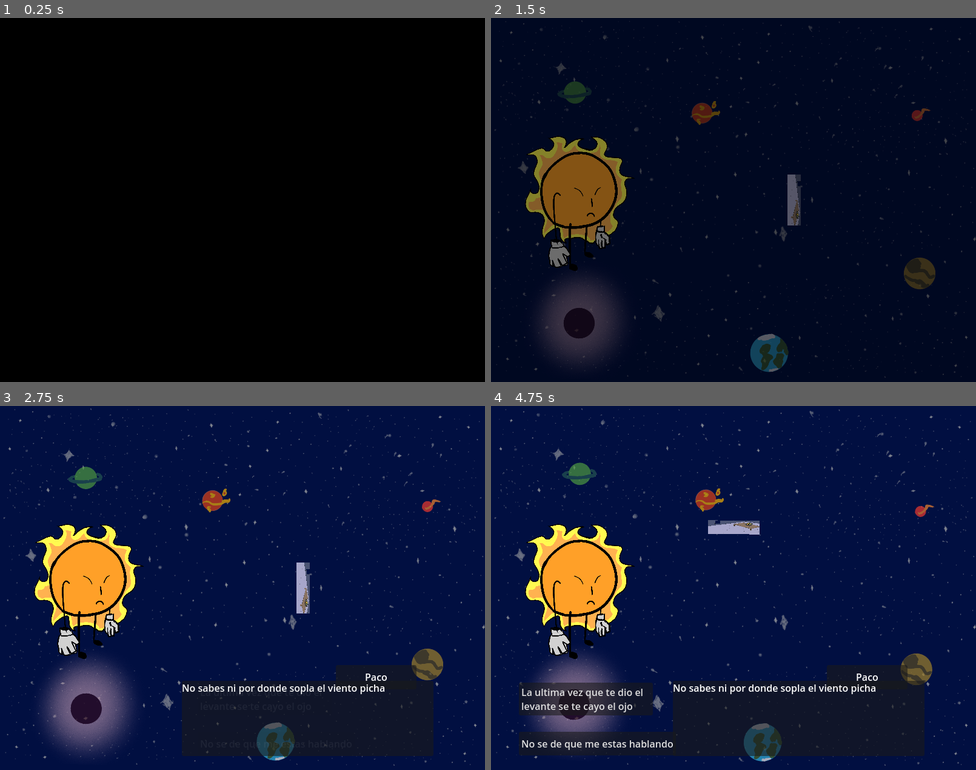
Above: before the commit, frames 1-4 (two rows, left to right).
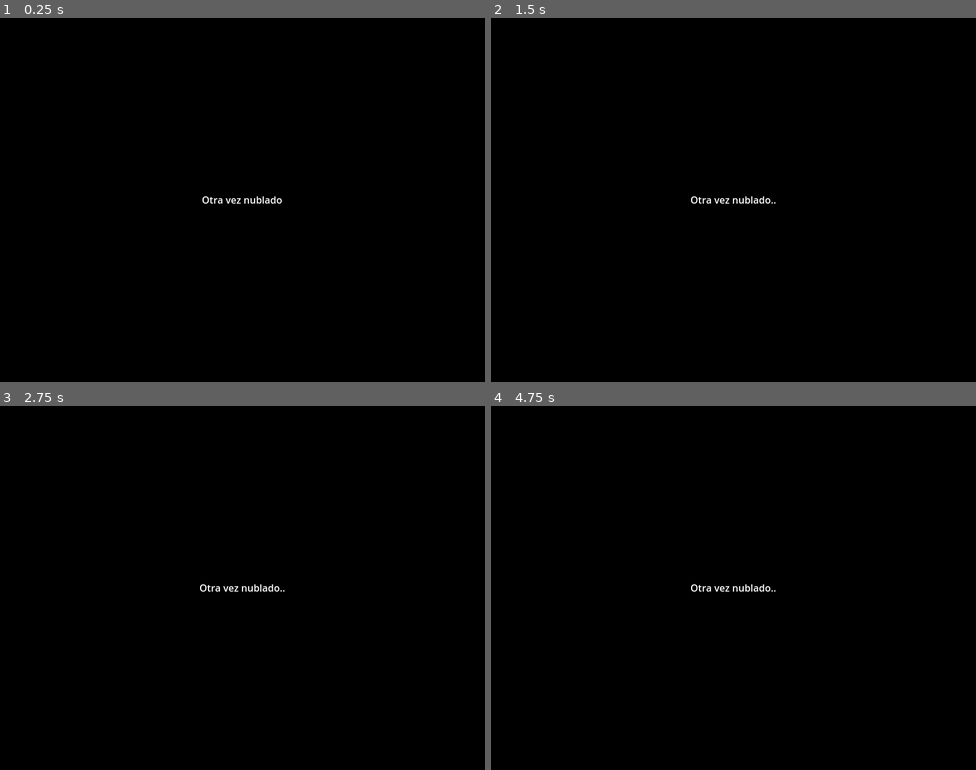
Above: after the commit, the same moments.

Repository: Goonie19/TherapySunProject
Game: Godot game, scene res://scenes/game_scene.tscn
Same seed, same stepped clock (60 frames per second), same inputs: the game is played once before the commit and once after it. This scene is started directly instead of the project's main scene.
Inputs (mouse positions are in pixels of both pictures, inside the frame that each line leads up to):
- Up to frame 1 (0.25 s): no input
- Up to frame 2 (1.5 s): click (854, 200) at 0.5 s; click (854, 200) at 1.25 s
- Up to frame 3 (2.75 s): hold Right (RotateBlockerRight) from 2.03 s (still down)
- Up to frame 4 (4.75 s): release Right (RotateBlockerRight) at 2.78 s; hold Down (RotateBlockerDown) 2.78-3.53 s; hold Right (RotateBlockerRight) 3.53-4.28 s; hold Up (RotateBlockerUp) from 4.28 s (still down)

The runs differ from the first frame. In frame 1, 0.2% of the frame differs, in the area x 41-59%, y 49-51%; in frame 2, 99%; in frame 3, 99%, in the area x 0-100%, y 0-100%; in frame 4, 99%.

Commit message:
Added black screen messages and bugfix for the sequence spawns

Diff:
--- /dev/null
+++ b/Resources/Actions/1_0 IntroDialogue.tres
@@ -0,0 +1,9 @@
+[gd_resource type="Resource" script_class="DialogueAction" load_steps=3 format=3 uid="uid://b7131c546swq8"]
+
+[ext_resource type="Resource" uid="uid://d3jn2c8b8h8h1" path="res://Resources/Dialogues/1_0_Intro_Narration_Dialogue.tres" id="1_gxn7g"]
+[ext_resource type="Script" uid="uid://br4crtpfmmcdx" path="res://scripts/Lineal Action System/Actions/dialogue_action.gd" id="1_knpv0"]
+
+[resource]
+script = ExtResource("1_knpv0")
+dialogue = ExtResource("1_gxn7g")
+metadata/_custom_type_script = "uid://br4crtpfmmcdx"
--- a/Resources/Actions/FirstMinigame.tres
+++ b/Resources/Actions/FirstMinigame.tres
@@ -6,6 +6,5 @@
 
 [resource]
 script = ExtResource("1_eqj5y")
-minigame_time = 4.0
 sequences = Array[ExtResource("2_bau8n")]([ExtResource("3_eqj5y")])
 metadata/_custom_type_script = "uid://b3yd0nah18vsa"
--- /dev/null
+++ b/Resources/Dialogues/1_0_Intro_Narration_Dialogue.tres
@@ -0,0 +1,61 @@
+[gd_resource type="Resource" script_class="DialogueData" load_steps=13 format=3 uid="uid://d3jn2c8b8h8h1"]
+
+[ext_resource type="Script" uid="uid://b4bbkbioa7dsg" path="res://scripts/DialogueSystem/Model/dialogue_data.gd" id="1_yycsp"]
+[ext_resource type="Script" uid="uid://btw443pl7fl7o" path="res://scripts/DialogueSystem/Model/sentence_data.gd" id="2_h5oxd"]
+[ext_resource type="Script" uid="uid://w2ys2wl2pcs7" path="res://scripts/DialogueSystem/Model/dialogue_option.gd" id="3_awqfr"]
+[ext_resource type="Script" uid="uid://bvwqyxvrtm3ug" path="res://scripts/DialogueSystem/Model/character_data.gd" id="4_1urwg"]
+
+[sub_resource type="Resource" id="Resource_mrs3v"]
+script = ExtResource("4_1urwg")
+character_name = ""
+metadata/_custom_type_script = "uid://bvwqyxvrtm3ug"
+
+[sub_resource type="Resource" id="Resource_xp7ov"]
+script = ExtResource("2_h5oxd")
+character_speaking = SubResource("Resource_mrs3v")
+dialogue_string = "Otra vez nublado.."
+answers = Array[ExtResource("3_awqfr")]([])
+metadata/_custom_type_script = "uid://btw443pl7fl7o"
+
+[sub_resource type="Resource" id="Resource_bionc"]
+script = ExtResource("4_1urwg")
+character_name = ""
+metadata/_custom_type_script = "uid://bvwqyxvrtm3ug"
+
+[sub_resource type="Resource" id="Resource_bmau6"]
+script = ExtResource("2_h5oxd")
+character_speaking = SubResource("Resource_bionc")
+dialogue_string = "¿Cuanto tiempo estaré de esta manera?"
+answers = Array[ExtResource("3_awqfr")]([])
+metadata/_custom_type_script = "uid://btw443pl7fl7o"
+
+[sub_resource type="Resource" id="Resource_vsw2j"]
+script = ExtResource("4_1urwg")
+character_name = ""
+metadata/_custom_type_script = "uid://bvwqyxvrtm3ug"
+
+[sub_resource type="Resource" id="Resource_0cbig"]
+script = ExtResource("2_h5oxd")
+character_speaking = SubResource("Resource_vsw2j")
+dialogue_string = "Por ue molestarme en hacer esto? Nadie va a verlo igualmente..."
+answers = Array[ExtResource("3_awqfr")]([])
+metadata/_custom_type_script = "uid://btw443pl7fl7o"
+
+[sub_resource type="Resource" id="Resource_i2fxd"]
+script = ExtResource("4_1urwg")
+character_name = ""
+metadata/_custom_type_script = "uid://bvwqyxvrtm3ug"
+
+[sub_resource type="Resource" id="Resource_v2feo"]
+script = ExtResource("2_h5oxd")
+character_speaking = SubResource("Resource_i2fxd")
+dialogue_string = "No mientras estas nubes sigan a mi alrededor..."
+answers = Array[ExtResource("3_awqfr")]([])
+metadata/_custom_type_script = "uid://btw443pl7fl7o"
+
+[resource]
+script = ExtResource("1_yycsp")
+narration_dialogue = true
+dialogue_id = "Dialogue_1_0"
+sentences = Array[ExtResource("2_h5oxd")]([SubResource("Resource_xp7ov"), SubResource("Resource_bmau6"), SubResource("Resource_0cbig"), SubResource("Resource_v2feo")])
+metadata/_custom_type_script = "uid://b4bbkbioa7dsg"
--- a/Resources/SpawnSequences/MinigameSequenceAction/FirstMinigameSequence.tres
+++ b/Resources/SpawnSequences/MinigameSequenceAction/FirstMinigameSequence.tres
@@ -35,6 +35,6 @@
 
 [resource]
 script = ExtResource("2_yiwm1")
-sequence_time = 8.0
+ending_wait_time = 5.0
 sequence = Array[ExtResource("3_ya4ds")]([SubResource("Resource_oande"), SubResource("Resource_alywp"), SubResource("Resource_dxfyt"), SubResource("Resource_v0qrl"), SubResource("Resource_hqeo5")])
 metadata/_custom_type_script = "uid://ch3pmcg2j4tr3"
--- a/scenes/Dialogue Scene/DialoguePanel.tscn
+++ b/scenes/Dialogue Scene/DialoguePanel.tscn
@@ -247,6 +247,22 @@
 "values": [false, true]
 }
 
+[sub_resource type="Animation" id="Animation_g1p0c"]
+resource_name = "Iddle"
+step = 0.0166667
+tracks/0/type = "value"
+tracks/0/imported = false
+tracks/0/enabled = true
+tracks/0/path = NodePath("Dialogue Image:position")
+tracks/0/interp = 1
+tracks/0/loop_wrap = true
+tracks/0/keys = {
+"times": PackedFloat32Array(0),
+"transitions": PackedFloat32Array(1),
+"update": 0,
+"values": [Vector2(300, 800)]
+}
+
 [sub_resource type="Animation" id="Animation_t6upd"]
 length = 0.001
 tracks/0/type = "value"
@@ -308,22 +324,6 @@
 "transitions": PackedFloat32Array(1),
 "update": 1,
 "values": [true]
-}
-
-[sub_resource type="Animation" id="Animation_g1p0c"]
-resource_name = "Iddle"
-step = 0.0166667
-tracks/0/type = "value"
-tracks/0/imported = false
-tracks/0/enabled = true
-tracks/0/path = NodePath("Dialogue Image:position")
-tracks/0/interp = 1
-tracks/0/loop_wrap = true
-tracks/0/keys = {
-"times": PackedFloat32Array(0),
-"transitions": PackedFloat32Array(1),
-"update": 0,
-"values": [Vector2(300, 800)]
 }
 
 [sub_resource type="AnimationLibrary" id="AnimationLibrary_5pj5s"]
@@ -336,7 +336,7 @@
 &"RESET": SubResource("Animation_t6upd")
 }
 
-[node name="DialoguePanel" type="Control" node_paths=PackedStringArray("dialogue_text", "dialogue_name_text", "answer_buttons", "timer", "dialogue_panel_animation_player")]
+[node name="DialoguePanel" type="Control" node_paths=PackedStringArray("dialogue_screen_center_text", "dialogue_text", "dialogue_name_text", "answer_buttons", "timer", "dialogue_panel_animation_player")]
 layout_mode = 3
 anchors_preset = 15
 anchor_right = 1.0
@@ -344,12 +344,29 @@
 grow_horizontal = 2
 grow_vertical = 2
 script = ExtResource("1_gdf5x")
+dialogue_screen_center_text = NodePath("CanvasLayer/NarrationText")
 dialogue_text = NodePath("Dialogue Image/Dialogue Text Label")
 dialogue_name_text = NodePath("Dialogue Image/Name Panel/Name Text Label")
 answer_buttons = [NodePath("Dialogue Image/Answers/Answer 1"), NodePath("Dialogue Image/Answers/Answer 2")]
 timer = NodePath("Timer")
 dialogue = ExtResource("2_ejk6b")
 dialogue_panel_animation_player = NodePath("AnimationPlayer")
+
+[node name="CanvasLayer" type="CanvasLayer" parent="."]
+layer = 2
+
+[node name="NarrationText" type="RichTextLabel" parent="CanvasLayer"]
+z_index = 10
+anchors_preset = 14
+anchor_top = 0.5
+anchor_right = 1.0
+anchor_bottom = 0.5
+offset_top = -50.0
+offset_bottom = 50.0
+grow_horizontal = 2
+grow_vertical = 2
+horizontal_alignment = 1
+vertical_alignment = 1
 
 [node name="Dialogue Image" type="Panel" parent="."]
 layout_mode = 1
--- a/scenes/Minigame/minigame_scene.tscn
+++ b/scenes/Minigame/minigame_scene.tscn
@@ -37,15 +37,15 @@
 spawn_pos = Vector2(-450, 0)
 metadata/_custom_type_script = "uid://cydi1s84w1ypf"
 
-[node name="MinigameScene" type="Node2D" node_paths=PackedStringArray("sequence_timer", "spawn_timer", "meteor_spawner", "sun_space_rotator_node")]
+[node name="MinigameScene" type="Node2D" node_paths=PackedStringArray("end_sequence_timer", "spawn_timer", "meteor_spawner", "sun_space_rotator_node")]
 position = Vector2(385, 268)
 script = ExtResource("1_7rs4c")
-sequence_timer = NodePath("Sequence Timer")
+end_sequence_timer = NodePath("EndWaitTimer")
 spawn_timer = NodePath("Spawn Timer")
 meteor_spawner = NodePath("Meteor Spawner")
 sun_space_rotator_node = NodePath("SunSpace")
 
-[node name="Sequence Timer" type="Timer" parent="."]
+[node name="EndWaitTimer" type="Timer" parent="."]
 one_shot = true
 
 [node name="Spawn Timer" type="Timer" parent="."]
@@ -80,7 +80,6 @@
 [node name="Meteor Spawner" parent="." instance=ExtResource("4_ox4ev")]
 meteor_spawn_points = Array[ExtResource("7_ifbja")]([SubResource("Resource_ifbja"), SubResource("Resource_yin35"), SubResource("Resource_trg6o"), SubResource("Resource_2kaf3")])
 
-[connection signal="timeout" from="Sequence Timer" to="." method="finish_minigame"]
 [connection signal="timeout" from="Spawn Timer" to="." method="spawn_random_meteor"]
 [connection signal="area_entered" from="SunSpace/Sun Area 2D" to="SunSpace" method="receive_impact"]
 [connection signal="area_entered" from="SunSpace/Blocker Rotator/Sprite blocker/Blocker Area 2D" to="SunSpace/Blocker Rotator" method="_on_blocker_area_2d_area_entered"]
--- a/scenes/game_scene.tscn
+++ b/scenes/game_scene.tscn
@@ -8,6 +8,7 @@
 [ext_resource type="Script" uid="uid://bgwp1y62wtlea" path="res://scripts/Lineal Action System/Actions/action.gd" id="6_rurhu"]
 [ext_resource type="Resource" uid="uid://bxuqt34wi8xrm" path="res://Resources/Actions/Dialogue_action_1.tres" id="7_b5spy"]
 [ext_resource type="Resource" uid="uid://0bn44tpjm5ic" path="res://Resources/Actions/fade_out_1.tres" id="7_mw25s"]
+[ext_resource type="Resource" uid="uid://b7131c546swq8" path="res://Resources/Actions/1_0 IntroDialogue.tres" id="7_rvs2r"]
 [ext_resource type="Resource" uid="uid://ceihdhbs57bot" path="res://Resources/Actions/1_0_wait.tres" id="7_tcjrq"]
 [ext_resource type="Resource" uid="uid://cww2l8dnvvycr" path="res://Resources/Actions/FirstMinigame.tres" id="8_utbpp"]
 [ext_resource type="PackedScene" uid="uid://exevk1xrow5p" path="res://scenes/UI/BlackScreen/BlackScreen.tscn" id="9_utbpp"]
@@ -27,7 +28,8 @@
 [node name="MinigameScene" parent="." instance=ExtResource("3_bw6k5")]
 position = Vector2(400, 300)
 
-[node name="DialoguePanel" parent="." instance=ExtResource("4_y3j0m")]
+[node name="BlackScreen" parent="." instance=ExtResource("9_utbpp")]
+z_index = 9
 
 [node name="Lineal_action_controller" type="Node2D" parent="." node_paths=PackedStringArray("dialogue_to_inject", "minigame_to_inject", "waiting_timer", "black_screen")]
 script = ExtResource("5_y3j0m")
@@ -35,8 +37,9 @@
 minigame_to_inject = NodePath("../MinigameScene")
 waiting_timer = NodePath("../WaitingTimer")
 black_screen = NodePath("../BlackScreen")
-actions = Array[ExtResource("6_rurhu")]([ExtResource("7_tcjrq"), ExtResource("7_mw25s"), ExtResource("7_b5spy"), ExtResource("8_utbpp")])
+actions = Array[ExtResource("6_rurhu")]([ExtResource("7_rvs2r"), ExtResource("7_tcjrq"), ExtResource("7_mw25s"), ExtResource("7_b5spy"), ExtResource("8_utbpp")])
 
 [node name="WaitingTimer" type="Timer" parent="."]
 
-[node name="BlackScreen" parent="." instance=ExtResource("9_utbpp")]
+[node name="DialoguePanel" parent="." instance=ExtResource("4_y3j0m")]
+z_index = 10
--- a/scripts/DialogueSystem/Model/dialogue_data.gd
+++ b/scripts/DialogueSystem/Model/dialogue_data.gd
@@ -2,6 +2,7 @@
 
 class_name DialogueData
 
+@export var narration_dialogue: bool
 @export var dialogue_id: String
 @export var sentences: Array[sentence_data]
 
--- a/scripts/DialogueSystem/Presenter/dialogue_presenter.gd
+++ b/scripts/DialogueSystem/Presenter/dialogue_presenter.gd
@@ -35,8 +35,8 @@
 		nextSentence = true
 
 func start_dialogue():
-	view.show_dialogue_panel()
-	print('ola')
+	if not model.dialogue.narration_dialogue:
+		view.show_dialogue_panel()
 
 	update_text_async()
 
@@ -74,14 +74,20 @@
 		sentenceCompleted = true
 
 		while not nextSentence:
-			view.timer.start(0.001)
+			view.timer.start(0.01)
 			await view.timer.timeout
 
 		current_sentence += 1
 
 	current_sentence = -1
-	view.hide_dialogue_panel()
+	if not model.dialogue.narration_dialogue:
+		view.hide_dialogue_panel()
+	else:
+		view.reset_central_text()
 	view.finish_dialogue()
 
 func update(index):
-	view.update_text(index)
+	if model.dialogue.narration_dialogue:
+		view.update_central_text(index)
+	else:
+		view.update_text(index)
--- a/scripts/DialogueSystem/View/dialogue_view.gd
+++ b/scripts/DialogueSystem/View/dialogue_view.gd
@@ -2,6 +2,7 @@
 
 class_name DialogueView
 
+@export var dialogue_screen_center_text: RichTextLabel
 @export var dialogue_text: RichTextLabel
 @export var dialogue_name_text: Label
 @export var answer_buttons: Array[Button]
@@ -32,8 +33,18 @@
 	current_sentence = sentence.dialogue_string
 
 func update_text(index: int):
+	dialogue_screen_center_text.text = ""
 	dialogue_text.text = current_sentence
 	dialogue_text.visible_characters = index + 1
+
+func update_central_text(index : int) -> void:
+	dialogue_text.text = ""
+	dialogue_screen_center_text.text = current_sentence
+	dialogue_screen_center_text.visible_characters = index + 1
+
+func reset_central_text() -> void:
+	dialogue_screen_center_text.text = ""
+	dialogue_screen_center_text.visible_characters = 0
 
 func show_dialogue_panel():
 	dialogue_panel_animation_player.play("Appear")
--- a/scripts/Lineal Action System/Actions/minigame_action.gd
+++ b/scripts/Lineal Action System/Actions/minigame_action.gd
@@ -2,7 +2,6 @@
 
 class_name MinigameAction
 
-@export var minigame_time: float
 @export var sequences: Array[MinigameSequence]
 
 var minigame_controller: MinigameController
--- a/scripts/Minigame/Minigame Sequences/minigame_sequence.gd
+++ b/scripts/Minigame/Minigame Sequences/minigame_sequence.gd
@@ -2,7 +2,7 @@
 
 class_name MinigameSequence
 
-@export var sequence_time: float
+@export var ending_wait_time: float
 
 @export var dialogue_at_begining: DialogueData
 
--- a/scripts/Minigame/MinigameController.gd
+++ b/scripts/Minigame/MinigameController.gd
@@ -6,7 +6,7 @@
 
 @export var dialogue_manager: DialogueView
 
-@export var sequence_timer: Timer
+@export var end_sequence_timer: Timer
 @export var spawn_timer: Timer
 @export var meteor_spawner: MeteorSpawner
 @export var sun_space_rotator_node: Node2D
@@ -24,12 +24,13 @@
 
 func start_minigame(minigameAction: MinigameAction):
 	mini_sequence = minigameAction.sequences[current_sequence]
-	current_meteor_pos = 0
 
 	sun_space_rotator_node.process_mode = Node.PROCESS_MODE_INHERIT
 
-	for n in range(0, mini_sequence.sequence.size() - 1):
+	for n in range(0, minigameAction.sequences.size()):
+		current_meteor_pos = 0
 		await run_sequences_async()
+		current_sequence = current_sequence + 1
 
 	on_minigame_finished.emit()
 
@@ -40,6 +41,8 @@
 
 	if current_meteor_pos < mini_sequence.sequence.size():
 		spawn_timer.start(mini_sequence.sequence[current_meteor_pos].time_stamp)
+	else:
+		finish_spawn_sequence()
 
 
 func run_sequences_async() -> void:
@@ -50,9 +53,6 @@
 	play_metor_sequence()
 	await on_meteor_sequence_finished
 
-	sequence_timer.start(mini_sequence.ending_waiting)
-	await sequence_timer.timeout
-
 	if(mini_sequence.dialogue_at_end != null):
 		dialogue_manager.start_dialogue(mini_sequence.dialogue_at_end)
 		await dialogue_manager.on_dialogue_finished
@@ -61,6 +61,8 @@
 func play_metor_sequence() -> void:
 	spawn_timer.start(mini_sequence.sequence[current_meteor_pos].time_stamp)
 
-func finish_minigame():
+func finish_spawn_sequence():
 	spawn_timer.stop()
+	end_sequence_timer.start(mini_sequence.ending_wait_time)
+	await end_sequence_timer.timeout
 	on_meteor_sequence_finished.emit()
Not shown: 1 places in scenes/game_scene.tscn that only renumber resources
